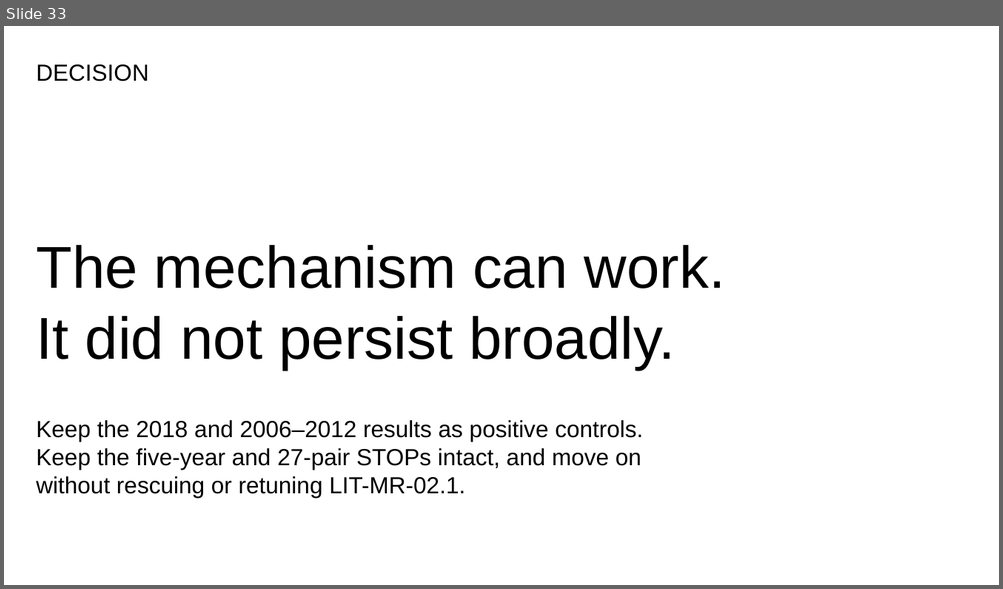
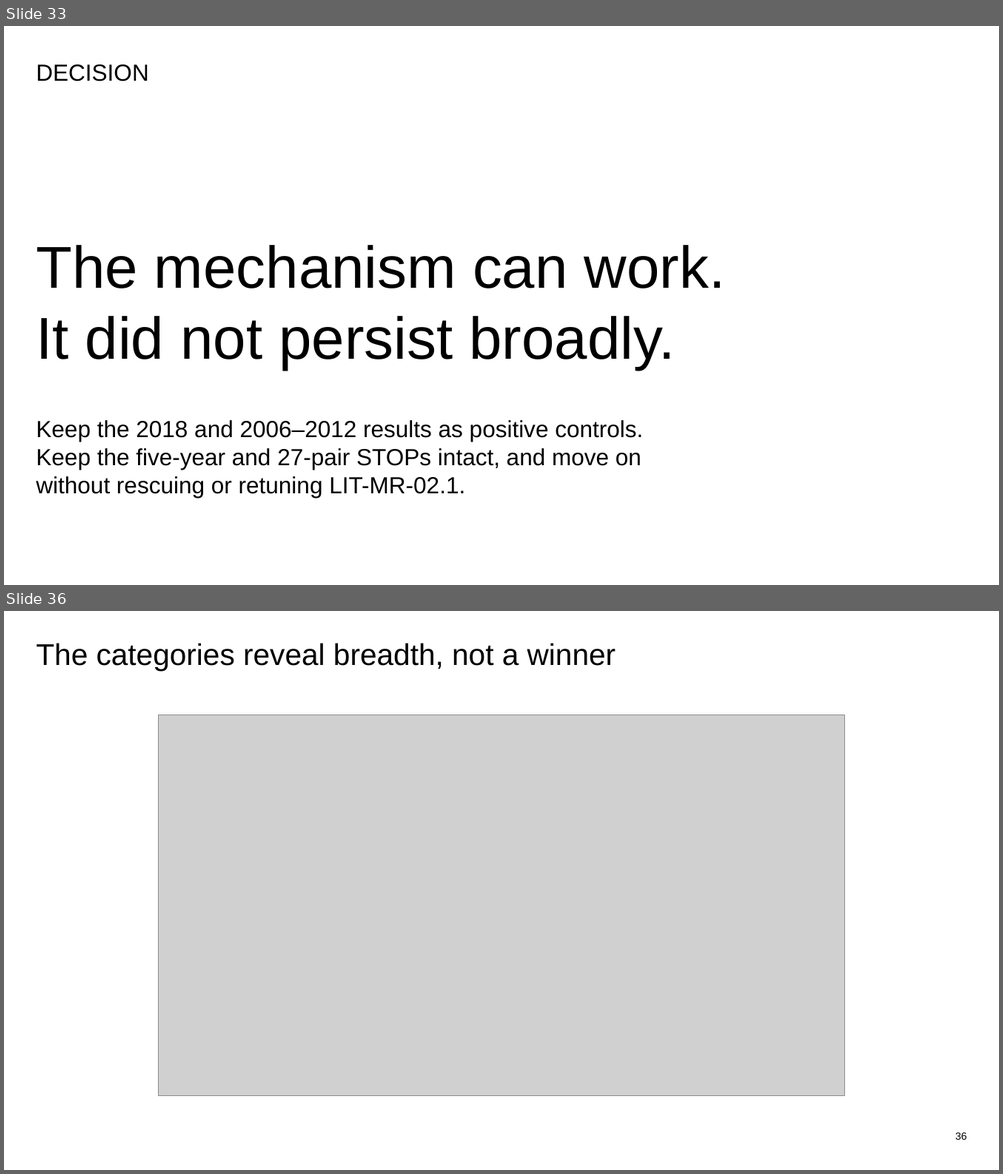
Before and after one commit to Francisc0Franc0/Time-Series-Modeling-Gen5, a slide deck: presentations/gen5_lit_mr_02_1_bollinger_evidence.pptx. Shown one above the other, each under a label of ours: slide 33 before the commit, slides 33 and 36 after it; the slides between them are not shown. The pictures are 1003x589 and 1003x1174 pixels, drawn with LibreOffice and Linux fonts; fonts in the diff are those of the drawing; grey boxes stand for pictures. Boxes give left, top, right and bottom in pixels: in the first picture for what was removed or moved away, otherwise in the second. Text is boxed around its words. In the diff, an @@ line names an element or a change of style, - is before the commit and + after.

```diff
--- a/presentations/gen5_lit_mr_02_1_bollinger_evidence.pptx
+++ b/presentations/gen5_lit_mr_02_1_bollinger_evidence.pptx
@@ slide 36 added at box(4, 611, 999, 1170), background #FFFFFF @@
@@ text added at box(36, 643, 616, 670), 29 pt, text #000000 @@
+The categories reveal breadth, not a winner
@@ picture added at box(159, 706, 845, 1105) @@
@@ rectangle added at box(159, 706, 845, 1105), fill #FFFFFF, outline #FFFFFF 0 pt @@
@@ picture added at box(159, 715, 845, 1096) @@
@@ text added at box(955, 1133, 967, 1140), 10 pt, text #000000 @@
+36
```
Also in this commit, not shown: 1 slide changed, 5 other slides added, 16 other files.
